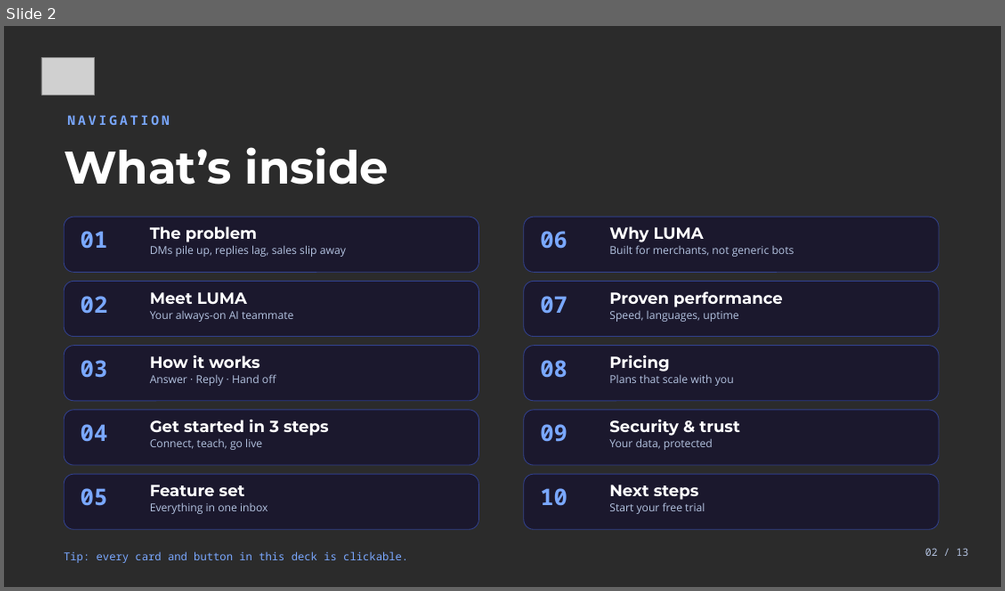
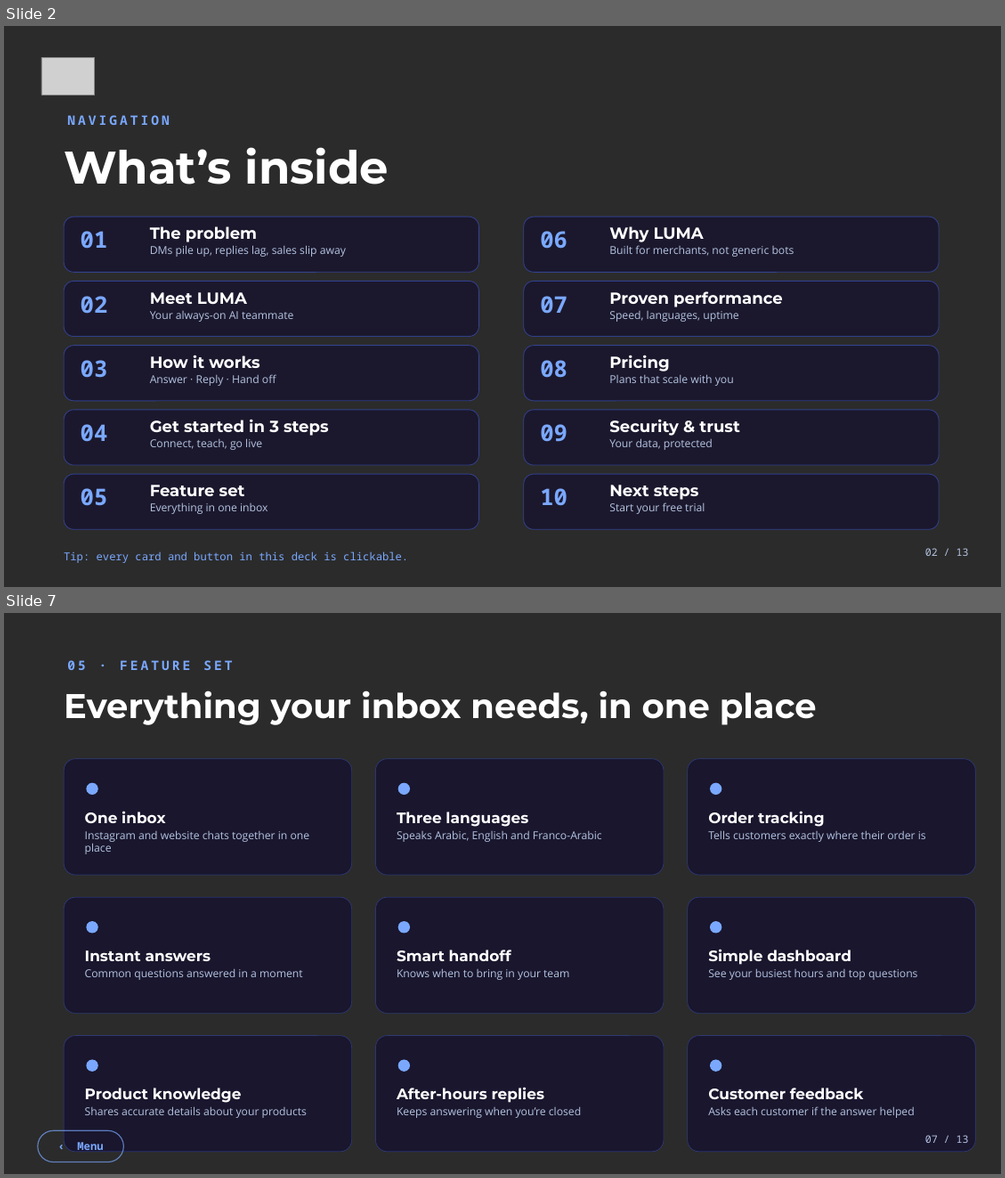
Before and after one commit to tonyhani01/luma-landing, a slide deck: proposal/LUMA_Business_Proposal.pptx. Shown one above the other, each under a label of ours: slide 2 before the commit, slides 2 and 7 after it; the slides between them are not shown. The pictures are 1005x591 and 1005x1178 pixels, drawn with LibreOffice and Linux fonts; fonts in the diff are those of the drawing; grey boxes stand for pictures; background and template pictures are left out; a plain dark background stands for a picture behind light text. Boxes give left, top, right and bottom in pixels: in the first picture for what was removed or moved away, otherwise in the second. Text is boxed around its words. In the diff, an @@ line names an element or a change of style, - is before the commit and + after.

```diff
--- a/proposal/LUMA_Business_Proposal.pptx
+++ b/proposal/LUMA_Business_Proposal.pptx
@@ slide 7 added at <box>4,613,1001,1174</box>, background picture (left out) @@
@@ text added at <box>67,660,232,670</box>, 12.5 pt, text #7AA8FF, bold @@
+05 · FEATURE SET
@@ text added at <box>64,690,817,725</box>, 33 pt, text #FFFFFF, bold @@
+Everything your inbox needs, in one place
@@ rounded rectangle added at <box>64,759,352,875</box>, fill #080330 at 50% opacity, outline #4466FF 0.6 pt @@
@@ rounded rectangle added at <box>376,759,663,875</box>, fill #080330 at 50% opacity, outline #4466FF 0.6 pt @@
@@ rounded rectangle added at <box>688,759,975,875</box>, fill #080330 at 50% opacity, outline #4466FF 0.6 pt @@
@@ ellipse added at <box>86,783,98,795</box>, fill #7AA8FF @@
@@ ellipse added at <box>398,783,410,795</box>, fill #7AA8FF @@
@@ ellipse added at <box>710,783,722,795</box>, fill #7AA8FF @@
@@ text added at <box>85,811,310,854</box>, 10.5 pt, text #B3C2E0 @@
+One inbox
+Instagram and website chats together in one place
@@ text added at <box>396,811,602,842</box>, 10.5 pt, text #B3C2E0 @@
+Three languages
+Speaks Arabic, English and Franco-Arabic
@@ text added at <box>708,811,926,842</box>, 10.5 pt, text #B3C2E0 @@
+Order tracking
+Tells customers exactly where their order is
@@ rounded rectangle added at <box>64,897,352,1013</box>, fill #080330 at 50% opacity, outline #4466FF 0.6 pt @@
@@ rounded rectangle added at <box>376,897,663,1013</box>, fill #080330 at 50% opacity, outline #4466FF 0.6 pt @@
@@ rounded rectangle added at <box>688,897,975,1013</box>, fill #080330 at 50% opacity, outline #4466FF 0.6 pt @@
@@ ellipse added at <box>86,921,98,933</box>, fill #7AA8FF @@
@@ ellipse added at <box>398,921,410,933</box>, fill #7AA8FF @@
@@ ellipse added at <box>710,921,722,933</box>, fill #7AA8FF @@
@@ text added at <box>85,950,303,980</box>, 10.5 pt, text #B3C2E0 @@
+Instant answers
+Common questions answered in a moment
@@ text added at <box>396,949,569,980</box>, 10.5 pt, text #B3C2E0 @@
+Smart handoff
+Knows when to bring in your team
@@ text added at <box>708,949,918,980</box>, 10.5 pt, text #B3C2E0 @@
+Simple dashboard
+See your busiest hours and top questions
@@ rounded rectangle added at <box>64,1036,352,1151</box>, fill #080330 at 50% opacity, outline #4466FF 0.6 pt @@
@@ rounded rectangle added at <box>376,1036,663,1151</box>, fill #080330 at 50% opacity, outline #4466FF 0.6 pt @@
@@ rounded rectangle added at <box>688,1036,975,1151</box>, fill #080330 at 50% opacity, outline #4466FF 0.6 pt @@
@@ ellipse added at <box>86,1060,98,1071</box>, fill #7AA8FF @@
@@ ellipse added at <box>398,1060,410,1071</box>, fill #7AA8FF @@
@@ ellipse added at <box>710,1060,722,1071</box>, fill #7AA8FF @@
@@ text added at <box>85,1087,307,1118</box>, 10.5 pt, text #B3C2E0 @@
+Product knowledge
+Shares accurate details about your products
@@ text added at <box>396,1086,581,1118</box>, 10.5 pt, text #B3C2E0 @@
+After-hours replies
+Keeps answering when you’re closed
@@ text added at <box>708,1087,914,1118</box>, 10.5 pt, text #B3C2E0 @@
+Customer feedback
+Asks each customer if the answer helped
@@ rounded rectangle added at <box>38,1130,123,1162</box>, outline #7AA8FF 1 pt, 10.5 pt, text #7AA8FF, bold @@
+‹ Menu
@@ text added at <box>925,1135,969,1143</box>, 10 pt, text #B3C2E0 @@
+07 / 13
```
Also in this commit, not shown: 8 slides changed, 1 other slide added, 2 slides removed, 6 other files.
